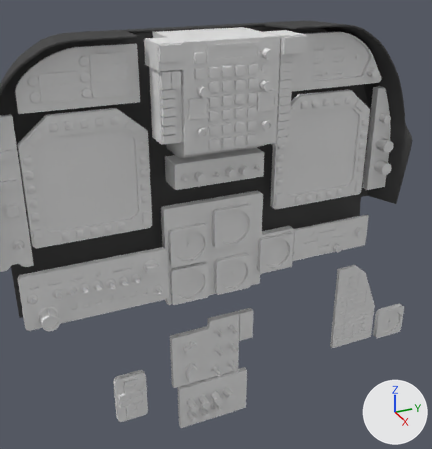
The Blender file av-8b.blend: old version first, new version second.
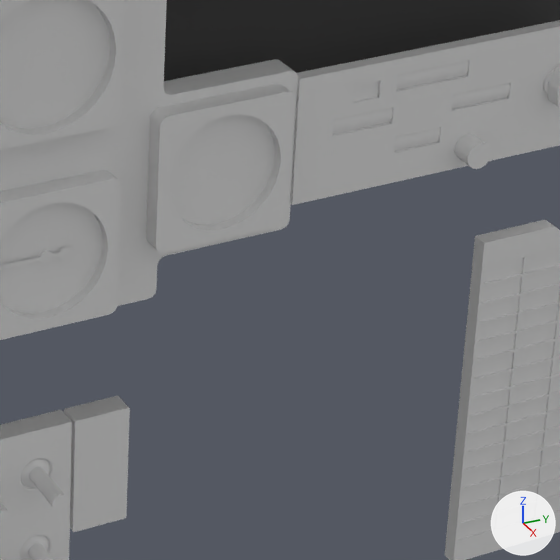
Each version is shown from a camera (50 mm lens) standing at (-3.979, -0.356, 1.273) and looking at (-4.912, 0.063, 0.807), then close up on the part from 51% to 83% of the width and 47% to 77% of the height. The lights are fixed; the arrows at lower right show +X, +Y and +Z.
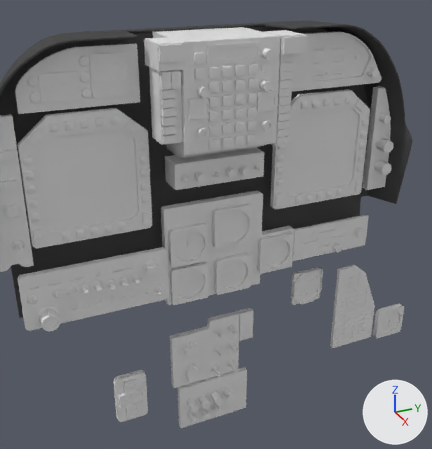
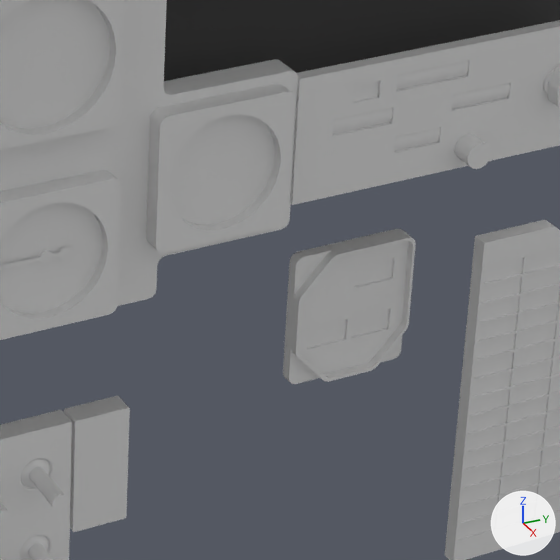
Pixel boxes (x1, y1, x2, y2) of what changed, in the close-ups (560 x 560 px):
'Plane.063', added
    after: (283, 229, 416, 384)

The change, as a list of edits to the scene's bpy script:
```text
Add me_plane_167:
    me_plane_167.from_pydata(...)  # 157 vertices, 116 faces; spans x -1.07..1.07, y -0.98..0.96, z -0.17..0.14
    me_plane_167.polygons.foreach_set('use_smooth', [True] * 116)
Add ob_plane_063:
    ob_plane_063 = bpy.data.objects.new('Plane.063', me_plane_167)
    ob_plane_063.location = (-4.7975, 0.1988, 0.7016)
    ob_plane_063.rotation_euler = (0.0, 1.571, 0.0)  # degrees (0, 90, 0)
    ob_plane_063.scale = (0.0311, 0.0311, 0.0311)
```
